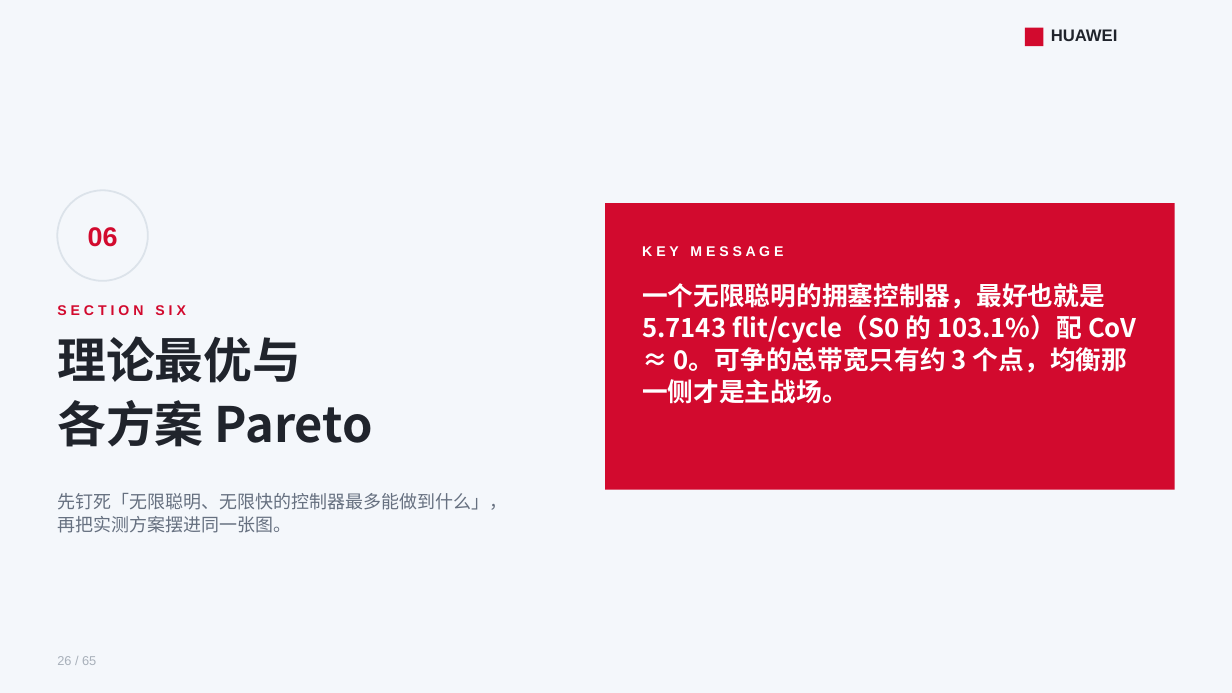
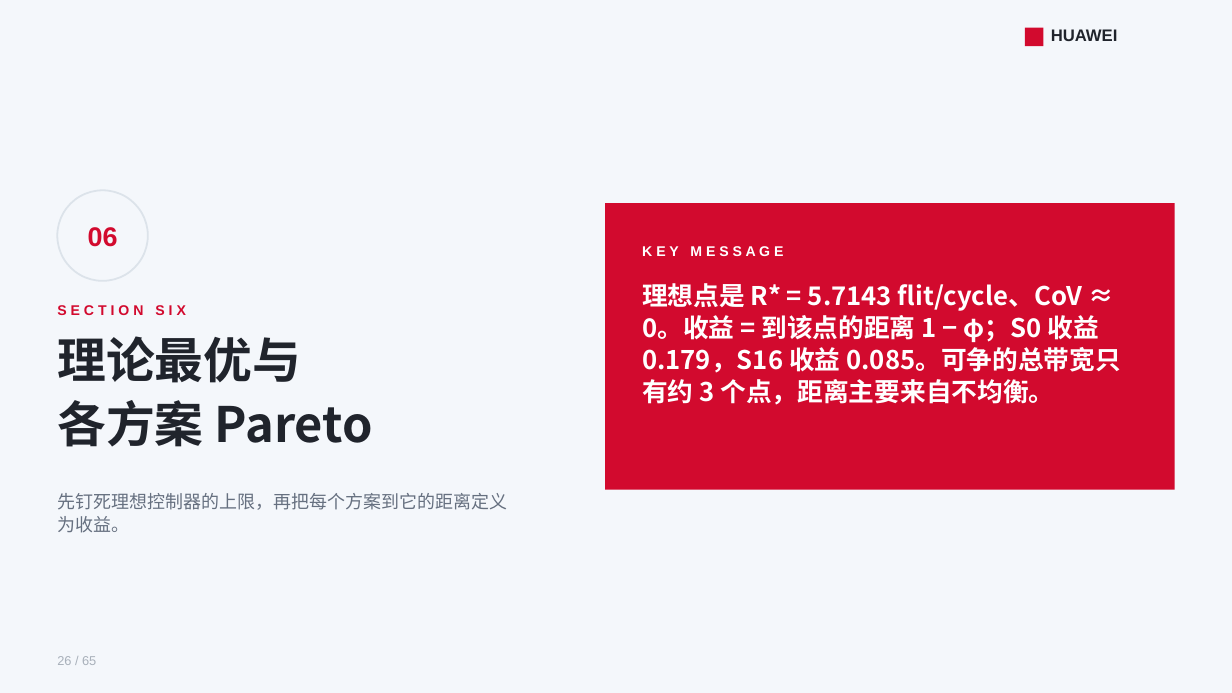
Before and after one commit to lukebest/booksim2, a slide deck: slide 26 of ppt/ring2-write-fairness.pptx. Drawn at 1232x693 pixels with LibreOffice and Linux fonts; fonts in the diff are those of the drawing. Boxes give left, top, right and bottom in pixels: in the first picture for what was removed or moved away, otherwise in the second. Text is boxed around its words. In the diff, an @@ line names an element or a change of style, - is before the commit and + after.

```diff
--- a/ppt/ring2-write-fairness.pptx
+++ b/ppt/ring2-write-fairness.pptx
@@ text at (642,283,1121,405): text changed @@
-一个无限聪明的拥塞控制器，最好也就是 5.7143 flit/cycle（S0 的 103.1%）配 CoV ≈ 0。可争的总带宽只有约 3 个点，均衡那一侧才是主战场。
+理想点是 R* = 5.7143 flit/cycle、CoV ≈ 0。收益 = 到该点的距离 1 − φ；S0 收益 0.179，S16 收益 0.085。可争的总带宽只有约 3 个点，距离主要来自不均衡。
@@ text at (57,493,507,533): text changed @@
-先钉死「无限聪明、无限快的控制器最多能做到什么」，再把实测方案摆进同一张图。
+先钉死理想控制器的上限，再把每个方案到它的距离定义为收益。
```
Also in this commit, not shown: 4 other slides changed, 4 other files.
